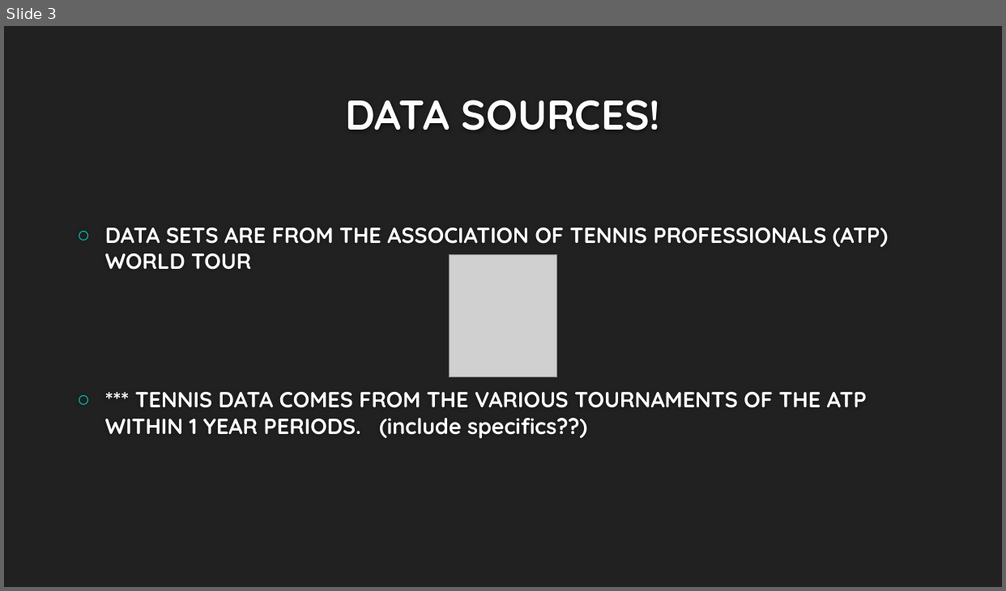
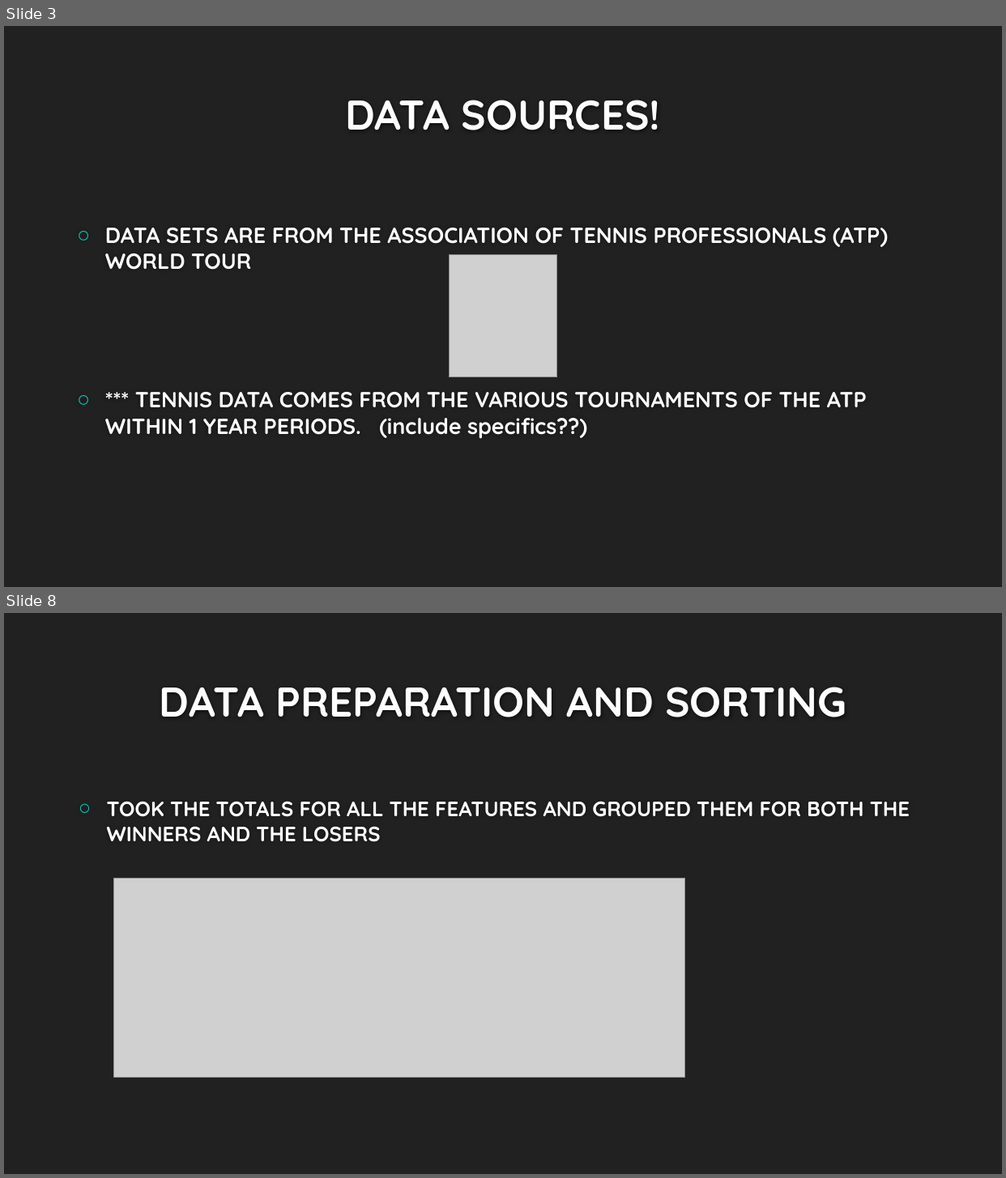
Before and after one commit to APK500/project-three, a slide deck: UNABLE LARKS! – PREDICTING TENNIS.pptx. Shown one above the other, each under a label of ours: slide 3 before the commit, slides 3 and 8 after it; the slides between them are not shown. The pictures are 1006x591 and 1006x1178 pixels, drawn with LibreOffice and Linux fonts; fonts in the diff are those of the drawing; grey boxes stand for pictures; background and template pictures are left out. Boxes give left, top, right and bottom in pixels: in the first picture for what was removed or moved away, otherwise in the second. Text is boxed around its words. In the diff, an @@ line names an element or a change of style, - is before the commit and + after.

```diff
--- a/UNABLE LARKS! – PREDICTING TENNIS.pptx
+++ b/UNABLE LARKS! – PREDICTING TENNIS.pptx
@@ slide 8 added at [4, 613, 1002, 1174], background #212121 @@
@@ title added at [160, 687, 846, 717], 40 pt, text #FEFEFE, bold @@
+DATA PREPARATION AND SORTING
@@ text added at [107, 801, 910, 842], 20 pt, text #FFFFFF, bold @@
+○ TOOK THE TOTALS FOR ALL THE FEATURES AND GROUPED THEM FOR BOTH THE WINNERS AND THE LOSERS
@@ picture added at [114, 878, 684, 1078] @@
```
Also in this commit, not shown: 1 slide changed, 9 other slides added, 8 other files.
